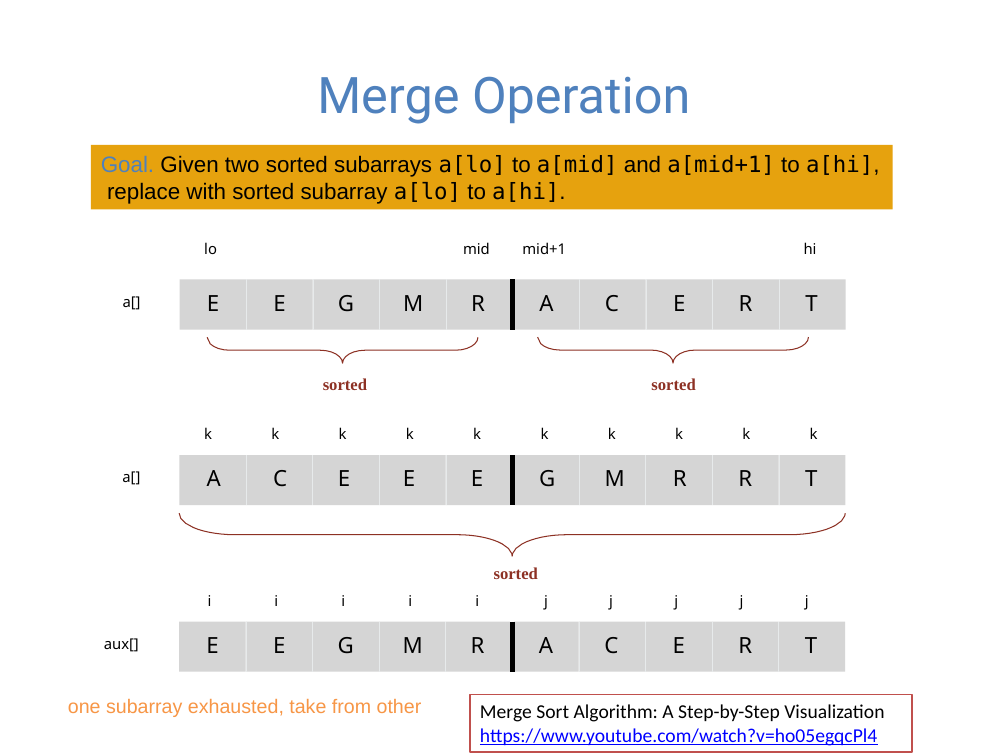
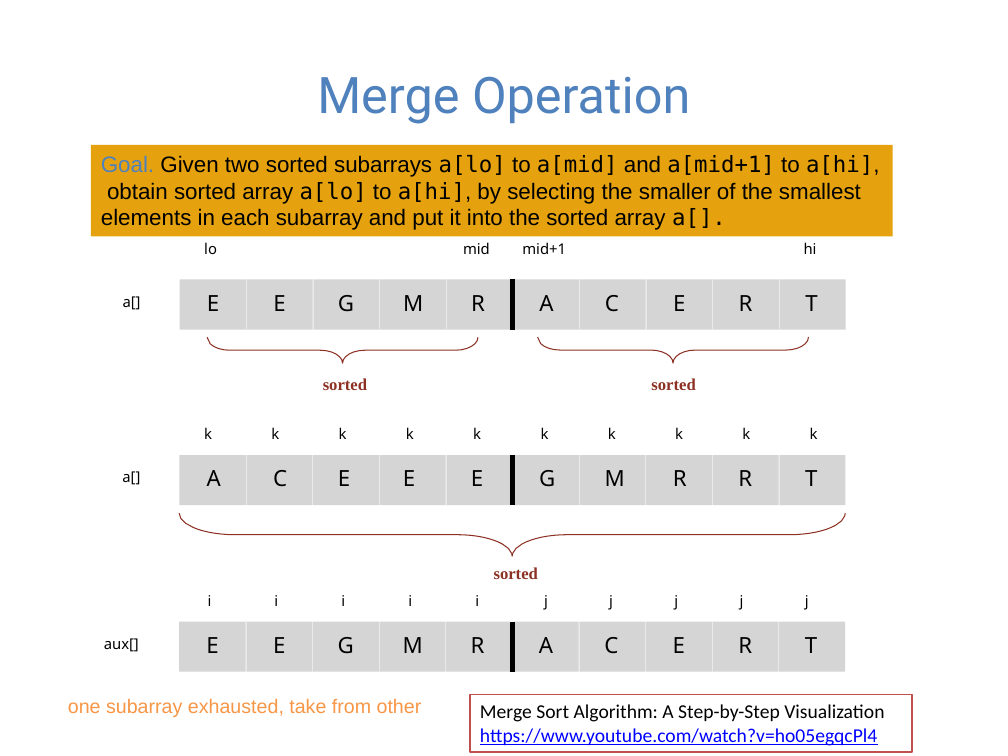
Before and after one commit to guhofstra/CSC111Fa25, a slide deck: slide 40 of PPTs/Lecture 13-sorting algorithms.pptx. Drawn at 1008x756 pixels with LibreOffice and Linux fonts; fonts in the diff are those of the drawing. Boxes give left, top, right and bottom in pixels: in the first picture for what was removed or moved away, otherwise in the second. Text is boxed around its words. In the diff, an @@ line names an element or a change of style, - is before the commit and + after.

```diff
--- a/PPTs/Lecture 13-sorting algorithms.pptx
+++ b/PPTs/Lecture 13-sorting algorithms.pptx
@@ rectangle "Goal. Given two sorted subarrays ...": place and size @@
-rectangle "Goal. Given two sorted subarrays ..." at (91,145,892,210)
+rectangle "Goal. Given two sorted subarrays ..." at (91,145,892,237)
@@ text in rectangle at (101,155,879,230): text changed @@
-Goal. Given two sorted subarrays a[lo] to a[mid] and a[mid+1] to a[hi], replace with sorted subarray a[lo] to a[hi].
+Goal. Given two sorted subarrays a[lo] to a[mid] and a[mid+1] to a[hi], obtain sorted array a[lo] to a[hi], by selecting the smaller of the smallest elements in each subarray and put it into the sorted array a[].
```
Also in this commit, not shown: 1 other slide changed, 7 other files.
